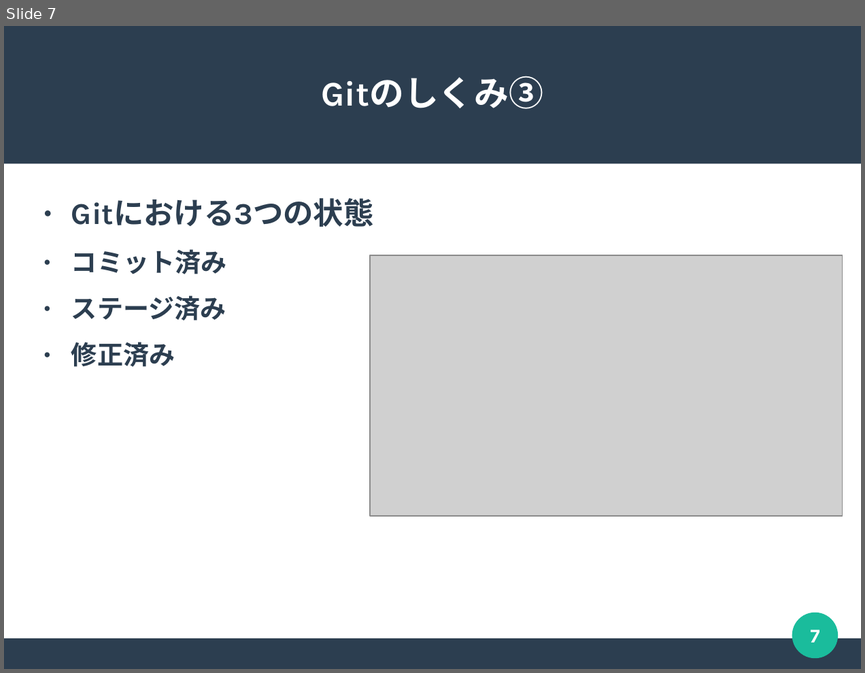
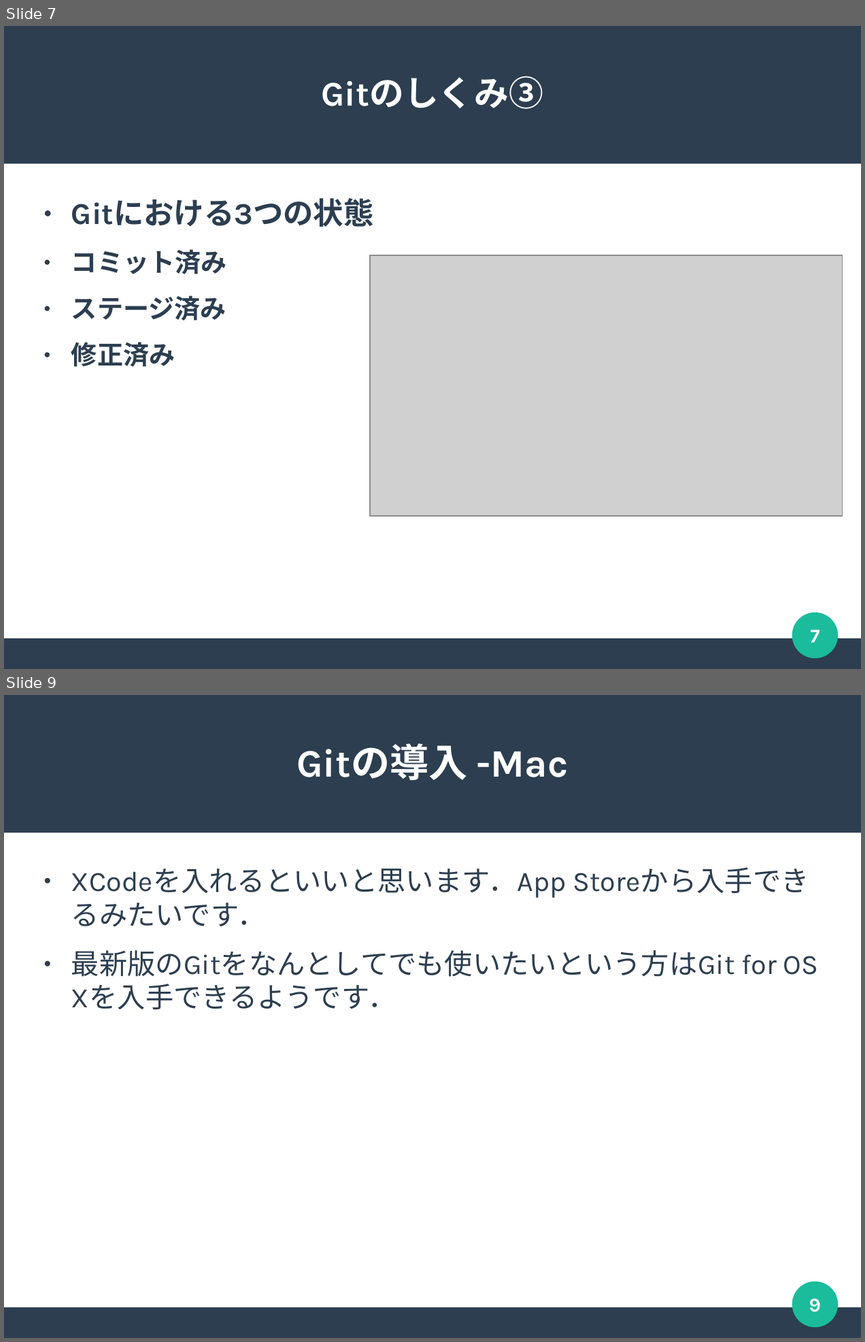
Before and after one commit to m17saitou/NMC-Git-Education, a slide deck: GitEducation01.odp. Shown one above the other, each under a label of ours: slide 7 before the commit, slides 7 and 9 after it; the slides between them are not shown. The pictures are 865x673 and 865x1342 pixels, drawn with LibreOffice and Linux fonts; fonts in the diff are those of the drawing; grey boxes stand for pictures. Boxes give left, top, right and bottom in pixels: in the first picture for what was removed or moved away, otherwise in the second. Text is boxed around its words. In the diff, an @@ line names an element or a change of style, - is before the commit and + after.

```diff
--- a/GitEducation01.odp
+++ b/GitEducation01.odp
@@ slide 9 added at box(4, 695, 861, 1338), background #FFFFFF; not listed: 3 template elements that a slide beside it also shows @@
@@ title added at box(296, 743, 568, 780), 36 pt, text #FFFFFF, bold @@
+Gitの導入 -Mac
@@ text added at box(71, 868, 819, 1009), 26 pt, text #2C3E50 @@
+● XCodeを入れるといいと思います．App Storeから入手できるみたいです．
+● 最新版のGitをなんとしてでも使いたいという方はGit for OS Xを入手できるようです．
@@ page number added at box(809, 1298, 821, 1312), 18 pt, text #FFFFFF, bold @@
+9
```
Also in this commit, not shown: 1 slide changed, 3 other slides added, 3 other files.
